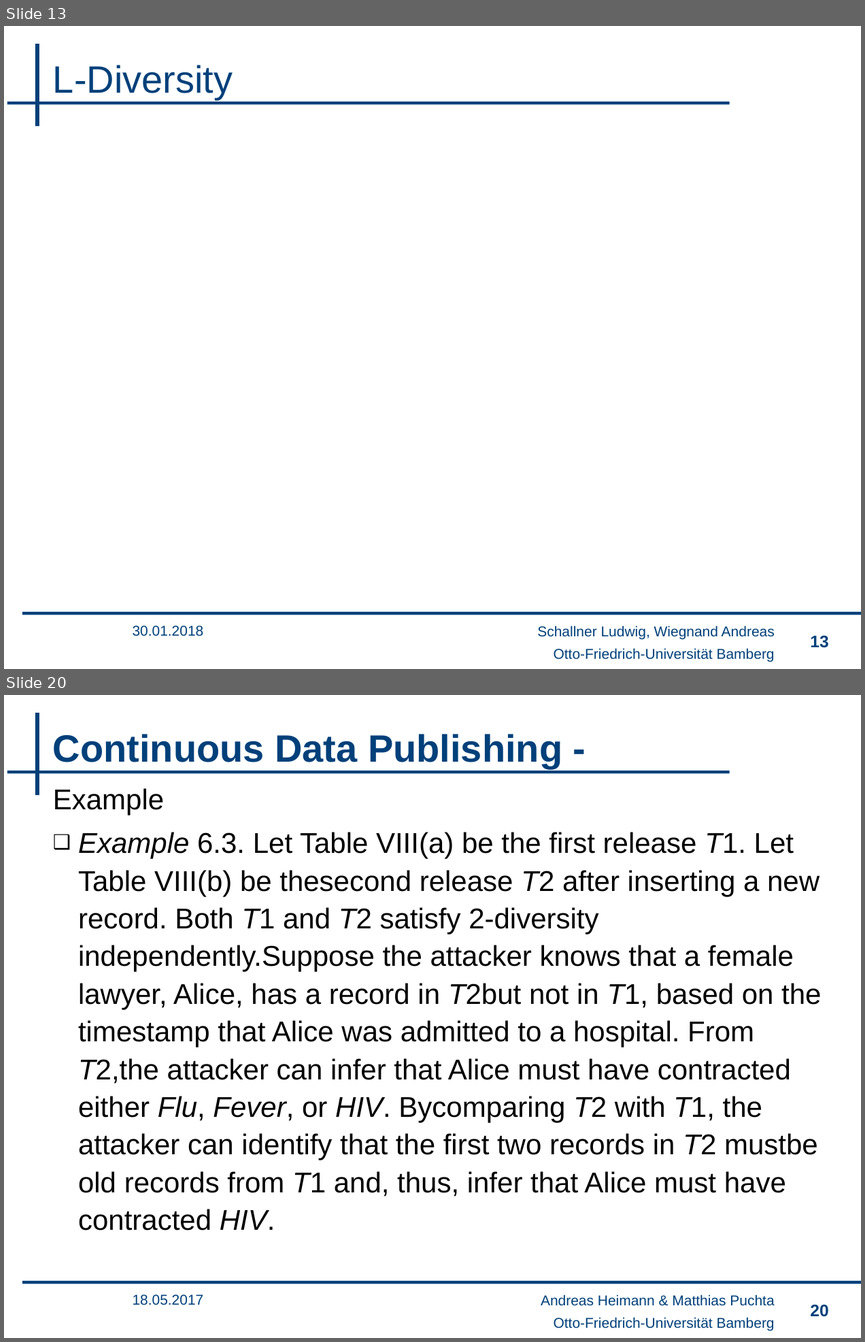
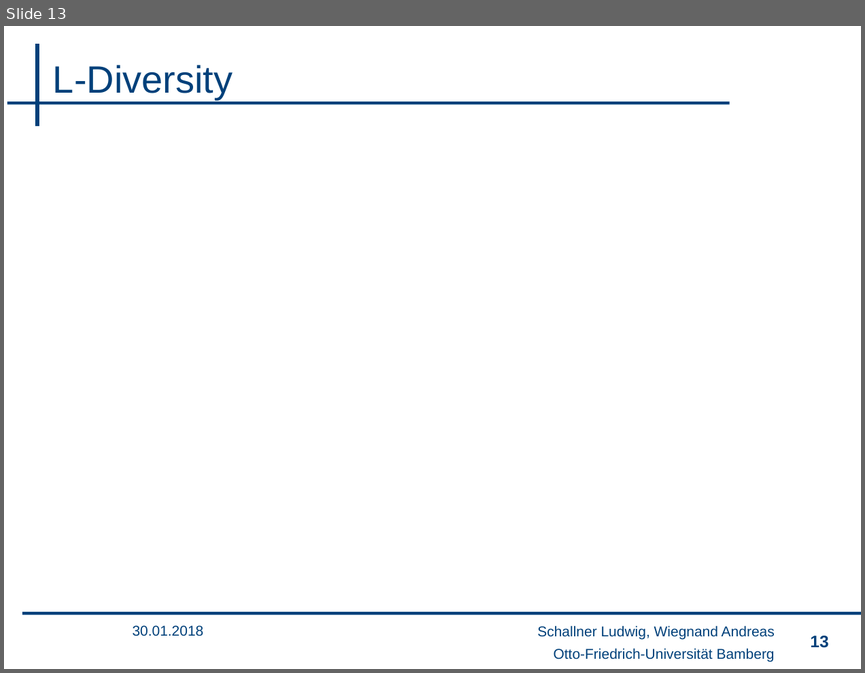
Before and after one commit to wsgan001/PSI-MSem, a slide deck: presentation/sicherheits_lu.pptx. Shown one above the other, each under a label of ours: slides 13 and 20 before the commit, slide 13 after it; the slides between them are not shown. The pictures are 865x1342 and 865x673 pixels, drawn with LibreOffice and Linux fonts; fonts in the diff are those of the drawing; grey boxes stand for pictures; background and template pictures are left out. Boxes give left, top, right and bottom in pixels: in the first picture for what was removed or moved away, otherwise in the second. Text is boxed around its words. In the diff, an @@ line names an element or a change of style, - is before the commit and + after.

```diff
--- a/presentation/sicherheits_lu.pptx
+++ b/presentation/sicherheits_lu.pptx
@@ slide 20 removed at box(4, 695, 861, 1338), background #FFFFFF; not listed: 4 template elements that a slide beside it also shows @@
@@ title removed at box(53, 734, 562, 769) @@
-Continuous Data Publishing -
@@ text removed at box(53, 788, 821, 1230) @@
-Example
-❑ Example 6.3. Let Table VIII(a) be the first release T1. Let Table VIII(b) be thesecond release T2 after inserting a new record. Both T1 and T2 satisfy 2-diversity independently.Suppose the attacker knows that a female lawyer, Alice, has a record in T2but not in T1, based on the timestamp that Alice was admitted to a hospital. From T2,the attacker can infer that Alice must have contracted either Flu, Fever, or HIV. Bycomparing T2 with T1, the attacker can identify that the first two records in T2 mustbe old records from T1 and, thus, infer that Alice must have contracted HIV.
@@ text removed at box(133, 1294, 204, 1305) @@
-18.05.2017
@@ text removed at box(541, 1294, 774, 1306) @@
-Andreas Heimann & Matthias Puchta
@@ page number removed at box(810, 1304, 828, 1317) @@
-20
```
Also in this commit, not shown: 2 slides changed, 1 slide added, 18 other slides removed.
